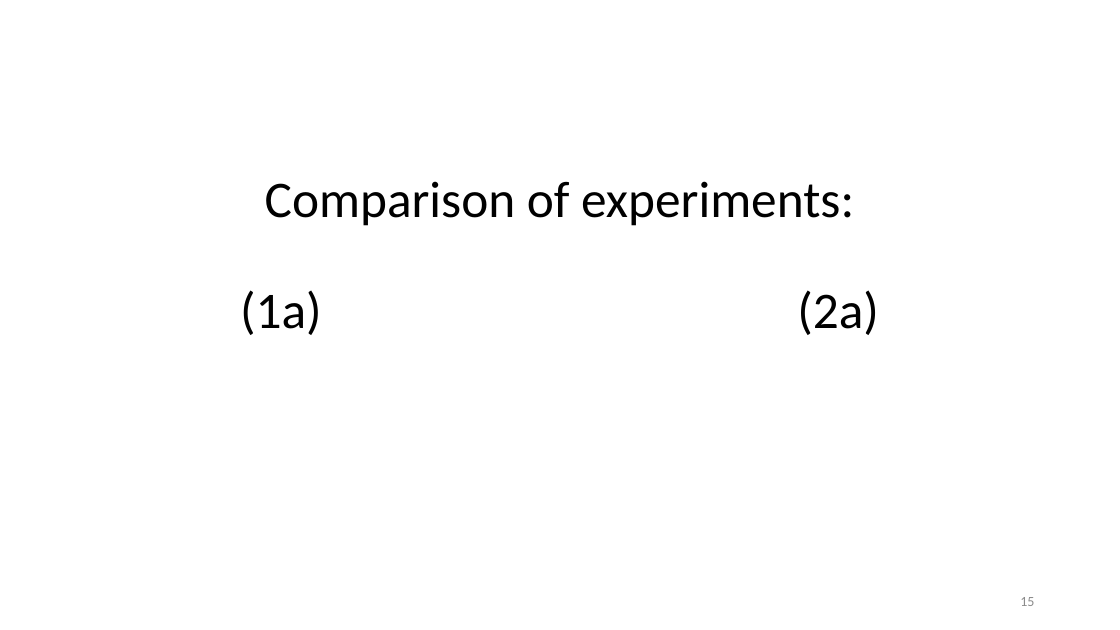
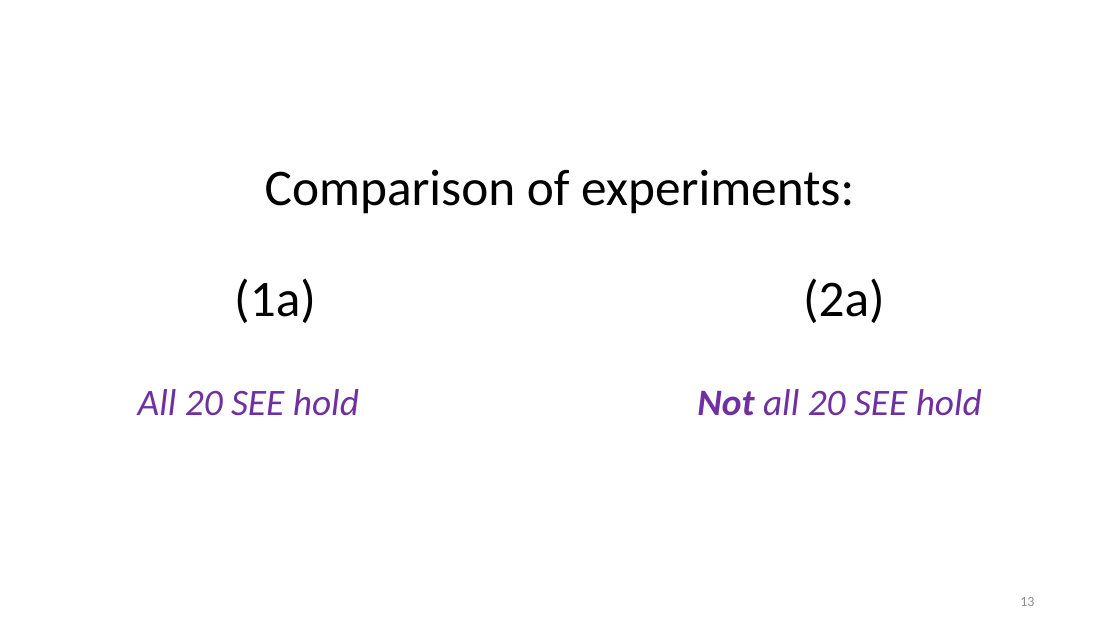
Before and after one commit to patrickocal/gladstone, a slide deck: slide 13 of powerpoint/glad-slides.pptx (slide 15 before the commit). Drawn at 1120x630 pixels with LibreOffice and Linux fonts; fonts in the diff are those of the drawing. Boxes give left, top, right and bottom in pixels: in the first picture for what was removed or moved away, otherwise in the second. Text is boxed around its words. In the diff, an @@ line names an element or a change of style, - is before the commit and + after.

```diff
--- a/powerpoint/glad-slides.pptx
+++ b/powerpoint/glad-slides.pptx
@@ title at (138,169,982,416): text changed @@
-Comparison of experiments:
-(1a) (2a)
+Comparison of experiments:
+(1a) (2a)
+All 20 SEE hold Not all 20 SEE hold
```
Also in this commit, not shown: 13 other slides changed, 2 slides removed, 2 other files.
